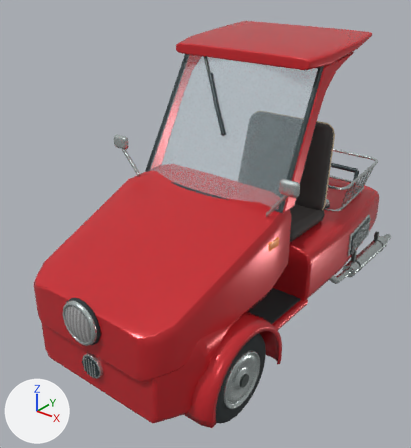
An edit to the glTF model vehicles/shopping_trike.glb, drawn before and after from the same camera.
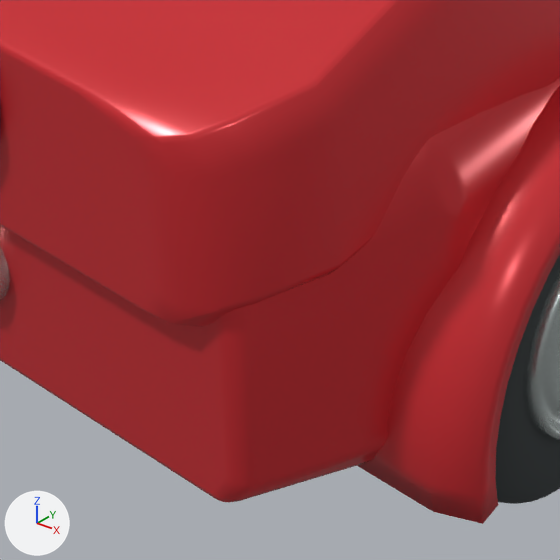
The first picture shows the older version from a camera (50 mm lens) standing at (1.63, -2.4, 1.99) and looking at (-0.12, -0.22, 0.63). The close-ups show the older and then the newer version on the part from 24% to 56% of the width and 68% to 97% of the height of that picture. Only the edits that show in the close-ups are written down. The lights are fixed; the arrows at lower left show +X, +Y and +Z. Where no turn or scale is listed for an object, it has been applied to the vertices.

Objects in the first close-up: 'Front mudguard.001', 'Performance tire.001', 'Pressed chassis', 'Tilting wedge front', 'Wheel hub.003' and 1 more.
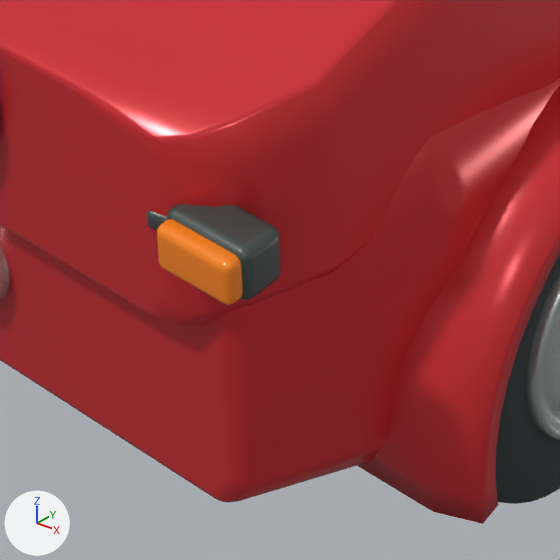
Changed parts and their boxes [x1, y1, x2, y2] in the close-ups (560 x 560 px):
'Front indicator housing.001', added: after [167, 204, 281, 301]
'Front amber indicator.001', added (orange): after [157, 219, 243, 305]
'Front indicator mounting arm.001', added (mostly hidden): after [147, 211, 167, 230]

What changed in the scene script:
```text
Add me_cube_008_1:
    me_cube_008_1.from_pydata(...)  # 96 vertices, 188 faces; spans x -0.0506..0.0506, y -0.032..0.032, z -0.0105..0.0105
    me_cube_008_1.materials.append(mat_graphite_trim)  # dark grey #4d5755
Add me_cube_009_1:
    me_cube_009_1.from_pydata(...)  # 96 vertices, 188 faces; spans x -0.0515..0.0515, y -0.0265..0.0265, z -0.03..0.03
    me_cube_009_1.materials.append(mat_graphite_trim)  # dark grey #4d5755
Add me_cube_010_1:
    me_cube_010_1.from_pydata(...)  # 96 vertices, 188 faces; spans x -0.046..0.046, y -0.0125..0.0125, z -0.0245..0.0245
    me_cube_010_1.materials.append(mat_amber_indicator)  # orange #f98621
Add ob_front_indicator_mounting_arm_001:
    ob_front_indicator_mounting_arm_001 = bpy.data.objects.new('Front indicator mounting arm.001', me_cube_008_1)
    ob_front_indicator_mounting_arm_001.location = (0.343, -1.151, 0.544)
Add ob_front_indicator_housing_001:
    ob_front_indicator_housing_001 = bpy.data.objects.new('Front indicator housing.001', me_cube_009_1)
    ob_front_indicator_housing_001.location = (0.38, -1.163, 0.544)
Add ob_front_amber_indicator_001:
    ob_front_amber_indicator_001 = bpy.data.objects.new('Front amber indicator.001', me_cube_010_1)
    ob_front_amber_indicator_001.location = (0.38, -1.193, 0.544)
```
